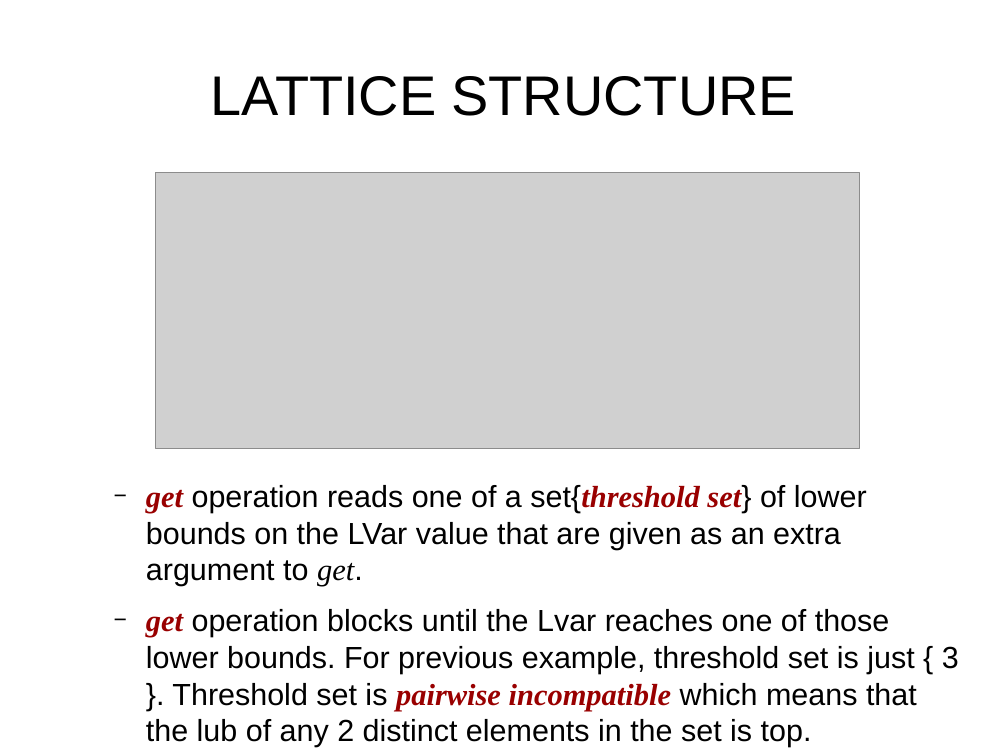
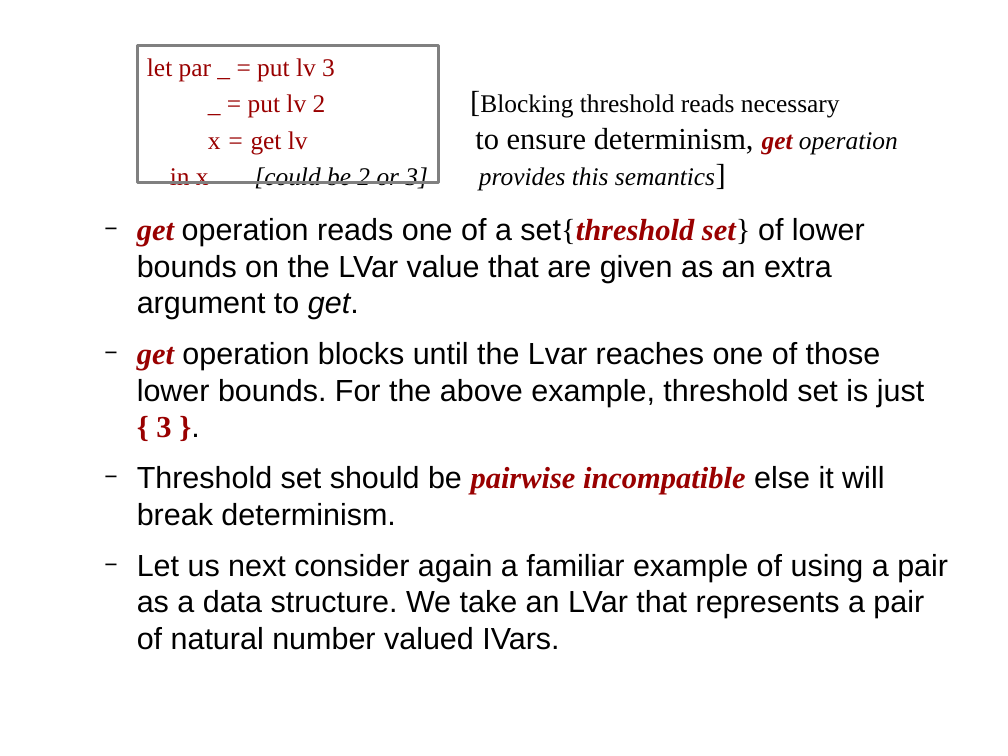
Before and after one commit to sentinel88/Personal, a slide deck: slide 8 of Talk.odp (slide 14 before the commit). Drawn at 1008x756 pixels with LibreOffice and Linux fonts; fonts in the diff are those of the drawing; grey boxes stand for pictures. Boxes give left, top, right and bottom in pixels: in the first picture for what was removed or moved away, otherwise in the second. Text is boxed around its words. In the diff, an @@ line names an element or a change of style, - is before the commit and + after.

```diff
--- a/Talk.odp
+++ b/Talk.odp
@@ text "let par _ = put ..." moved from (x1=146, y1=485, x2=959, y2=747) to (x1=137, y1=58, x2=948, y2=650) @@
@@ rectangle added at (x1=137, y1=46, x2=439, y2=183), outline #808080 2.3 pt @@
@@ text at (x1=147, y1=58, x2=715, y2=191): paragraph added @@
+let par _ = put lv 3 _ = put lv 2 [Blocking threshold reads necessary x = get lv to ensure determinism, get operation in x [could be 2 or 3] provides this semantics]
@@ title removed at (x1=211, y1=76, x2=796, y2=116) @@
-LATTICE STRUCTURE
@@ picture removed at (x1=155, y1=173, x2=860, y2=448) @@
@@ text at (x1=137, y1=218, x2=865, y2=319): font Arial to Times New Roman in "set{threshold set}"; font Times New Roman to Arial in "get." @@
@@ text at (x1=137, y1=342, x2=948, y2=650): text changed @@
-  − get operation blocks until the Lvar reaches one of those lower bounds. For previous example, threshold set is just { 3 }. Threshold set is pairwise incompatible which means that the lub of any 2 distinct elements in the set is top.
+  − get operation blocks until the Lvar reaches one of those lower bounds. For the above example, threshold set is just { 3 }.
+  − Threshold set should be pairwise incompatible else it will break determinism.
+  − Let us next consider again a familiar example of using a pair as a data structure. We take an LVar that represents a pair of natural number valued IVars.
```
Also in this commit, not shown: 12 other slides changed, 2 slides added, 8 slides removed, 7 other files.
